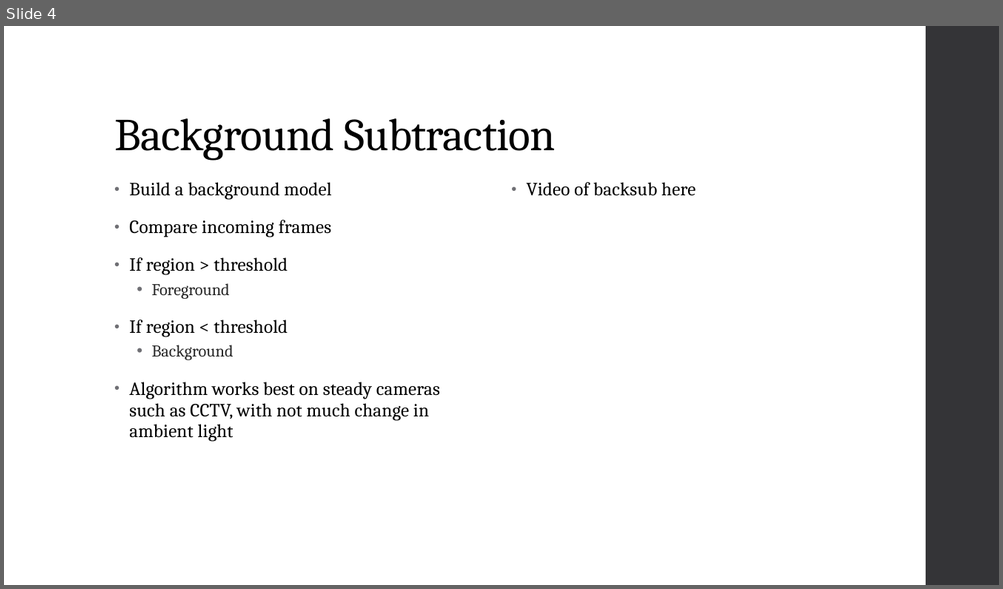
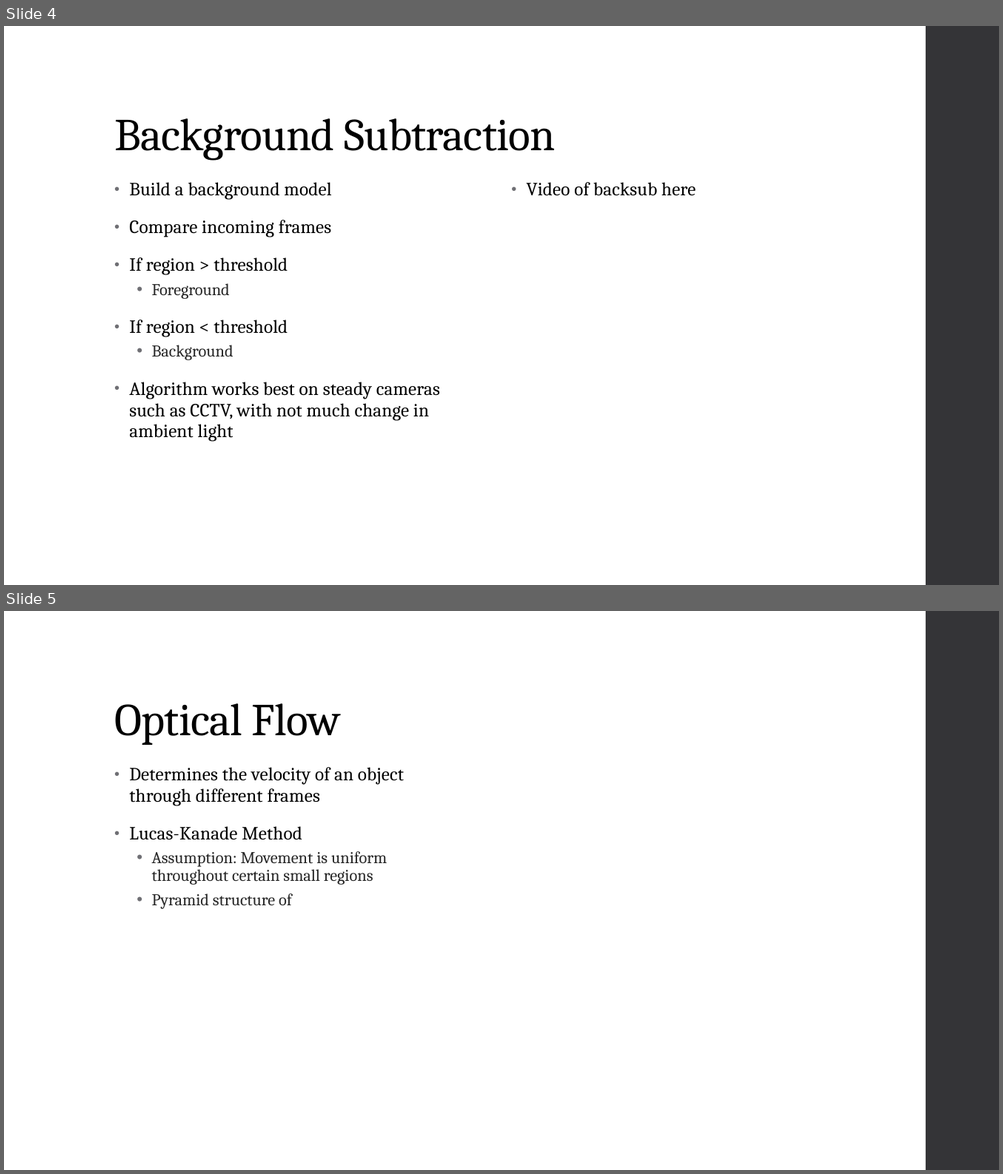
Before and after one commit to gkyrtsakas/motion, a slide deck: Presentation.pptx. Shown one above the other, each under a label of ours: slide 4 before the commit, slides 4 and 5 after it. The pictures are 1003x589 and 1003x1174 pixels, drawn with LibreOffice and Linux fonts; fonts in the diff are those of the drawing. Boxes give left, top, right and bottom in pixels: in the first picture for what was removed or moved away, otherwise in the second. Text is boxed around its words. In the diff, an @@ line names an element or a change of style, - is before the commit and + after.

```diff
--- a/Presentation.pptx
+++ b/Presentation.pptx
@@ slide 5 added at (4, 611, 999, 1170), background #FFFFFF; not listed: 1 template element that a slide beside it also shows @@
@@ title added at (114, 703, 341, 745), 44 pt, text #000000 @@
+Optical Flow
@@ text added at (129, 767, 404, 909), 16 pt, text #262626 @@
+• Determines the velocity of an object through different frames
+• Lucas-Kanade Method
+  • Assumption: Movement is uniform throughout certain small regions
+  • Pyramid structure of
```
Also in this commit, not shown: 2 other files.
